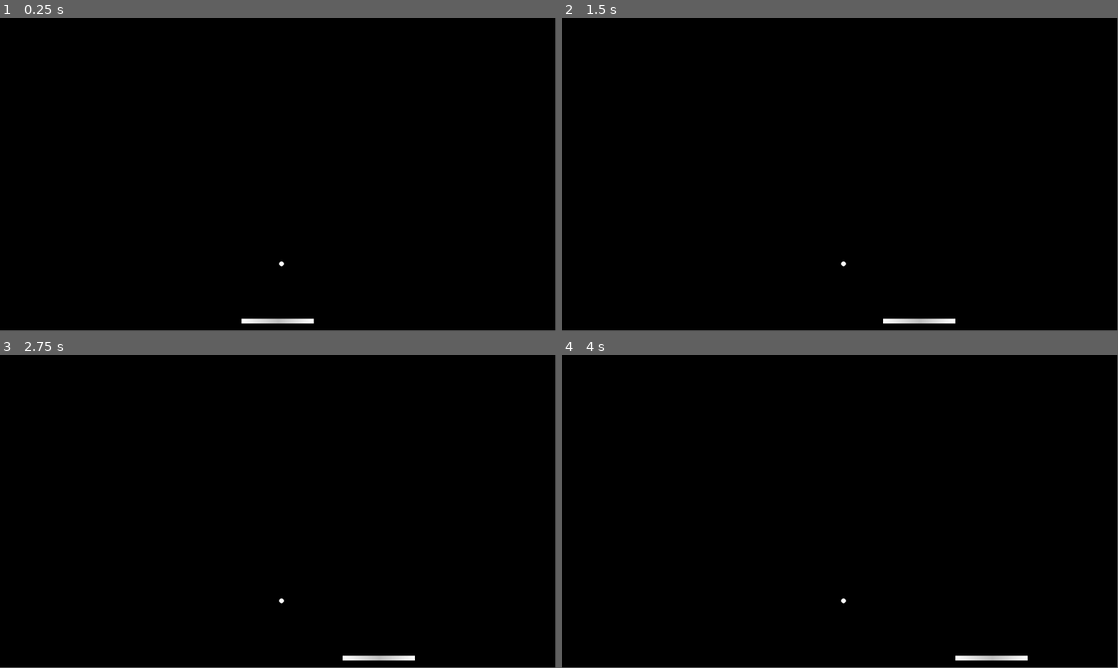
Above: before the commit, frames 1-4 (two rows, left to right).
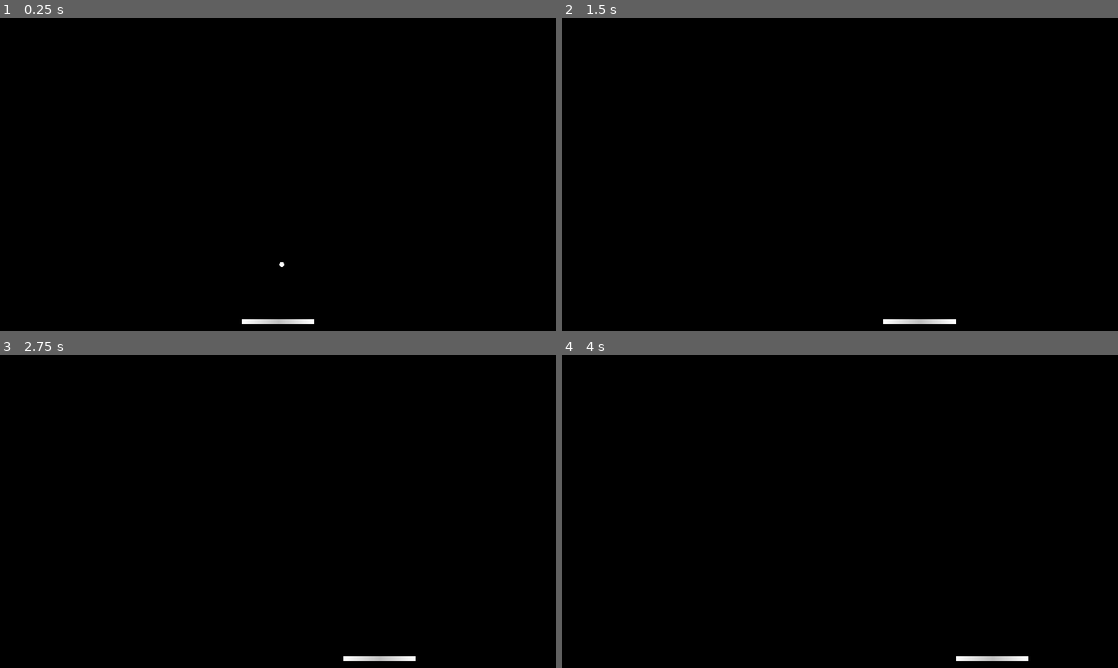
Above: after the commit, the same moments.

Repository: Acanixz/game-dev-train
Game: Godot game, scene res://scenes/level/level.tscn
Two runs of this game, one before a commit and one after it. Both use one fixed random seed, a clock stepped at 60 frames per second and the inputs below.
Inputs:
- Up to frame 1 (0.25 s): no input
- Up to frame 2 (1.5 s): tap Enter at 0.5 s; hold D (p1_right) 0.53-1.28 s; hold A (p1_left) from 1.28 s (still down)
- Up to frame 3 (2.75 s): tap Space at 2 s; release A (p1_left) at 2.03 s; hold D (p1_right) from 2.03 s (still down)
- Up to frame 4 (4 s): tap Enter at 2.75 s; tap Space at 3.5 s; release D (p1_right) at 3.53 s; hold A (p1_left) from 3.53 s (still down)
In our replay, the window is 799x449 before the commit and 800x450 after it. These sizes can differ from the game's own. Grey fills any space a smaller window leaves; there, only what the larger window draws over its background counts as a difference.

The runs differ from the first frame. In frame 1, less than 0.1% of the frame differs, in the area x 43-57%, y 77-98%; in frame 2, less than 0.1%; in frame 3, less than 0.1%, in the area x 50-75%, y 77-98%; in frame 4, less than 0.1%.

Commit message:
Fix: Correct window size and boundaries

Diff:
--- a/breakout/project.godot
+++ b/breakout/project.godot
@@ -14,6 +14,12 @@
 run/main_scene="res://scenes/level/level.tscn"
 config/features=PackedStringArray("4.3", "GL Compatibility")
 config/icon="res://icon.svg"
+
+[display]
+
+window/size/mode=2
+window/stretch/mode="canvas_items"
+window/stretch/aspect="keep_width"
 
 [input]
 
--- a/breakout/scenes/ball/ball.gd
+++ b/breakout/scenes/ball/ball.gd
@@ -1,10 +1,10 @@
 extends RigidBody2D
 
-@export var speed = 500
+@export var speed = 350
 @export var initial_velocity = Vector2(0, speed)
 
 func _ready() -> void:
-	await get_tree().create_timer(5).timeout
+	await get_tree().create_timer(1).timeout
 	linear_velocity = initial_velocity
 	freeze = false
 
--- a/breakout/scenes/level/level.tscn
+++ b/breakout/scenes/level/level.tscn
@@ -20,15 +20,15 @@
 [node name="Boundaries" type="StaticBody2D" parent="Camera"]
 
 [node name="Left" type="CollisionShape2D" parent="Camera/Boundaries"]
-position = Vector2(-575, 0)
+position = Vector2(-570, 0)
 shape = SubResource("WorldBoundaryShape2D_ogfjg")
 
 [node name="Right" type="CollisionShape2D" parent="Camera/Boundaries"]
-position = Vector2(575, 0)
+position = Vector2(570, 0)
 shape = SubResource("WorldBoundaryShape2D_f3cg5")
 
 [node name="Top" type="CollisionShape2D" parent="Camera/Boundaries"]
-position = Vector2(0, -325)
+position = Vector2(0, -320)
 shape = SubResource("WorldBoundaryShape2D_fe51s")
 
 [node name="Player" parent="." instance=ExtResource("1_cpgqi")]
